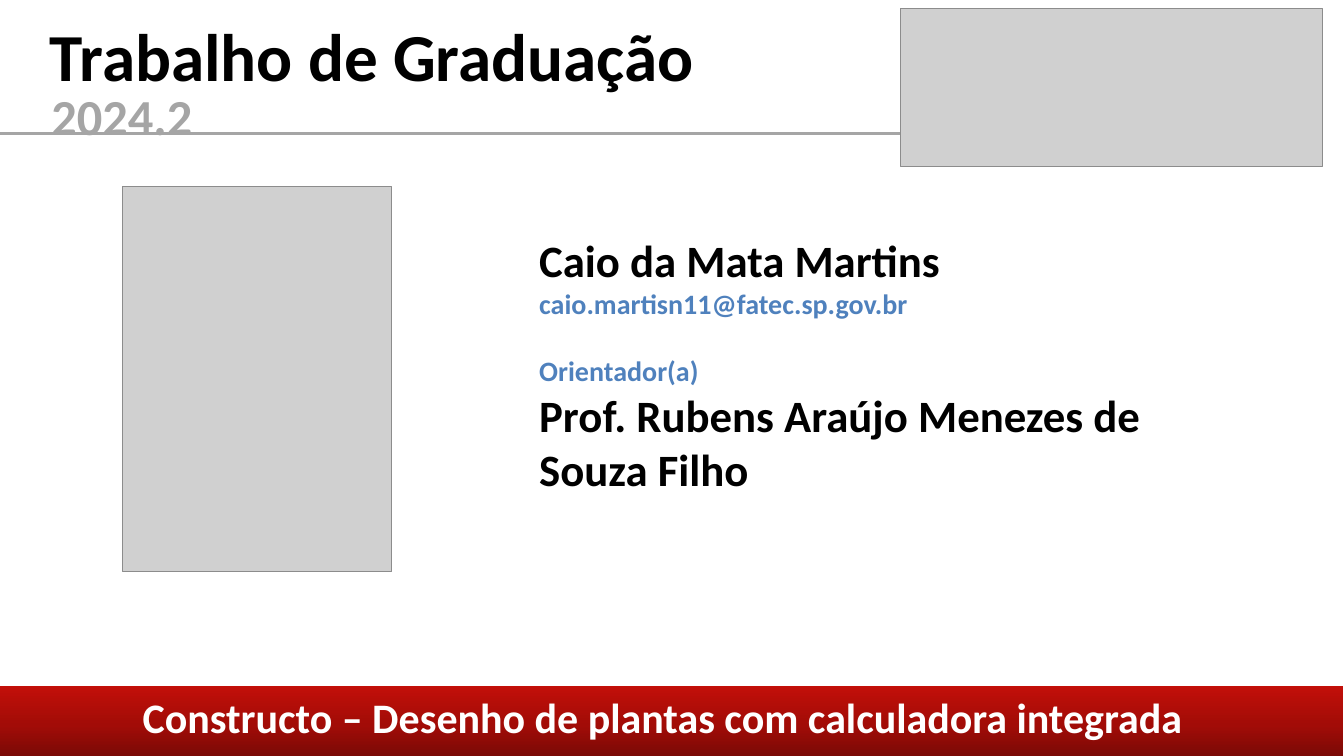
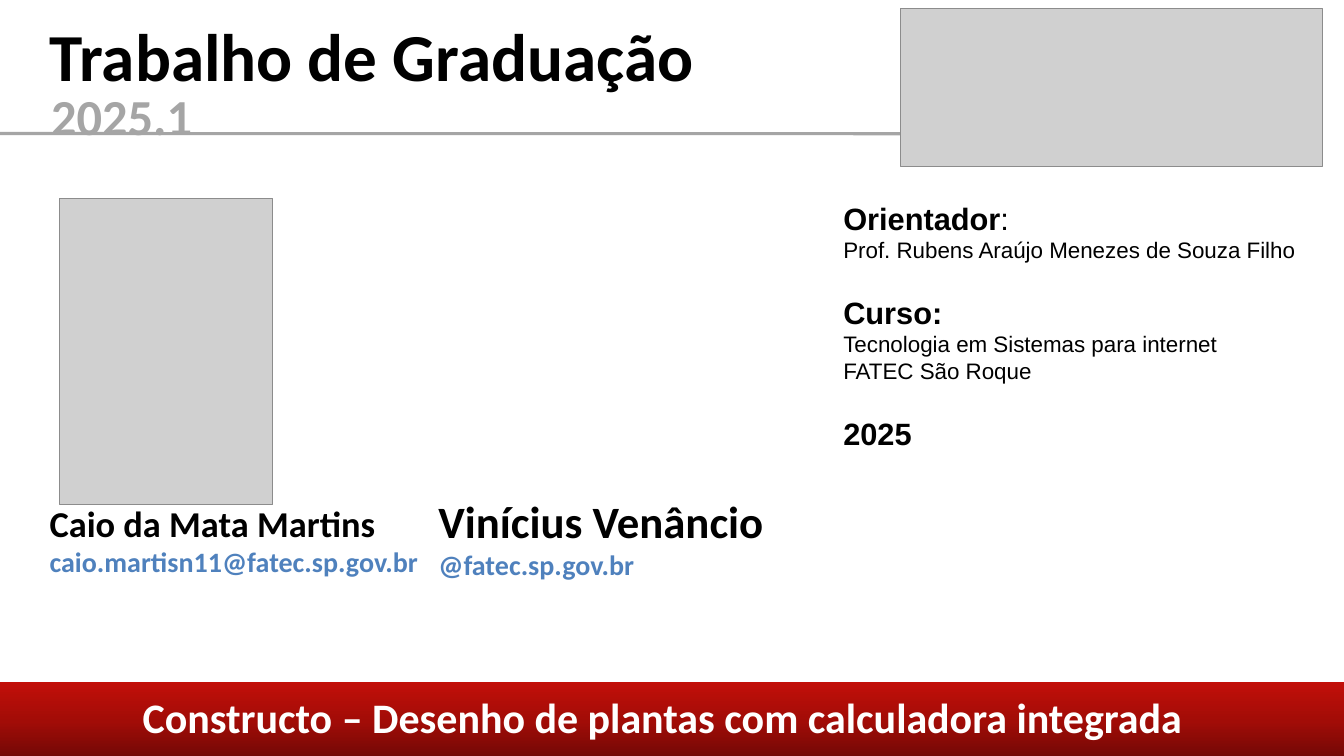
Before and after one commit to caiom4754/Constructo, a slide deck: slide 2 of coisas/Apresentação TG.pptx. Drawn at 1344x756 pixels with LibreOffice and Linux fonts; fonts in the diff are those of the drawing; grey boxes stand for pictures. Boxes give left, top, right and bottom in pixels: in the first picture for what was removed or moved away, otherwise in the second. Text is boxed around its words. In the diff, an @@ line names an element or a change of style, - is before the commit and + after.

```diff
--- a/coisas/Apresentação TG.pptx
+++ b/coisas/Apresentação TG.pptx
@@ text at bbox=[51, 102, 192, 135]: text changed @@
-2024.2
+2025.1
@@ picture: place and size @@
-picture at bbox=[123, 187, 392, 573]
+picture at bbox=[59, 199, 273, 505]
@@ text added at bbox=[843, 207, 1295, 446], 16 pt, text #000000 @@
+Orientador:
+Prof. Rubens Araújo Menezes de Souza Filho
+Curso:
+Tecnologia em Sistemas para internet
+FATEC São Roque
+2025
@@ text at bbox=[539, 360, 1140, 487]: paragraphs removed @@
-Orientador(a)
-Prof. Rubens Araújo Menezes de Souza Filho
@@ text "Caio da Mata Martins": place and size @@
-text "Caio da Mata Martins" at bbox=[539, 245, 1140, 487]
+text "Caio da Mata Martins" at bbox=[50, 511, 418, 577]
@@ text "Caio da Mata Martins" at bbox=[50, 511, 418, 577]: size 32 to 26 pt in "Caio da Mata Martins" @@
@@ text added at bbox=[438, 506, 764, 580], 32 pt, text #000000, bold @@
+Vinícius Venâncio
+@fatec.sp.gov.br
@@ rectangle: place and size @@
-rectangle at bbox=[0, 687, 1343, 756]
+rectangle at bbox=[0, 683, 1344, 756]
```
Also in this commit, not shown: 7 other slides changed, 5 slides added, 6 slides removed, 3 other files.
